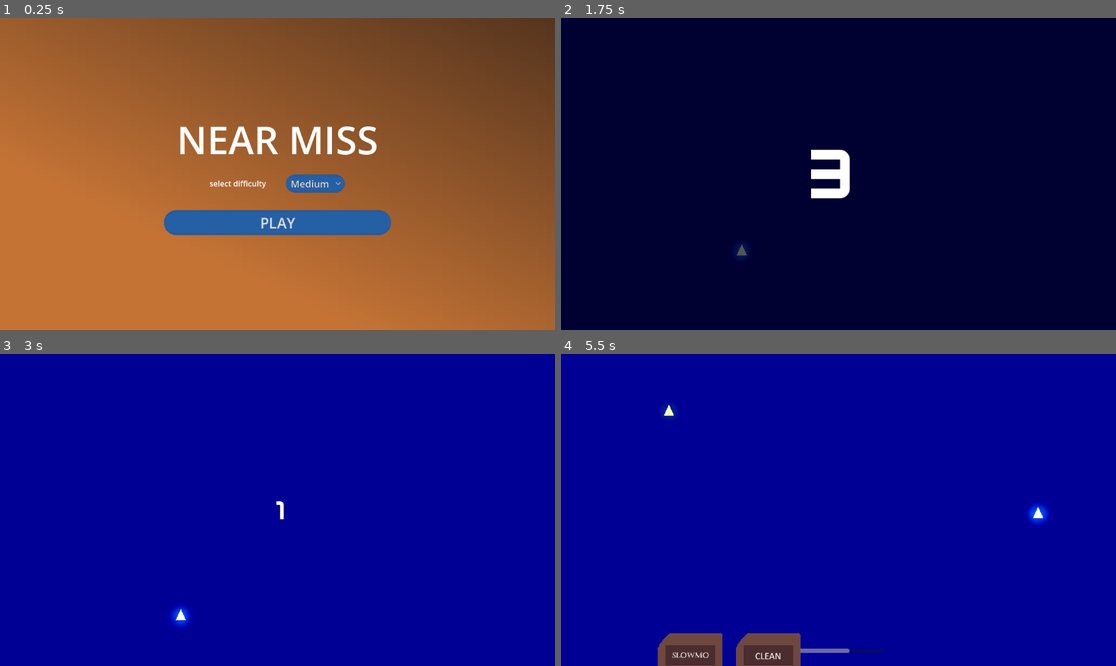
Above: before the commit, frames 1-4 (two rows, left to right).
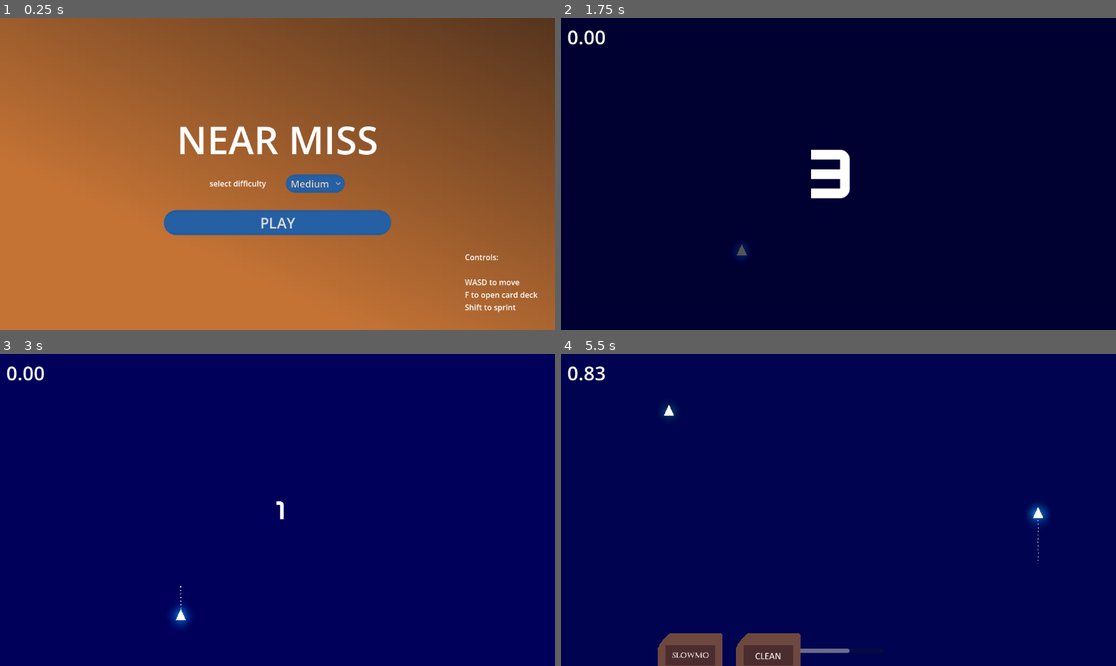
Above: after the commit, the same moments.

Repository: VeryUsual/near-miss
Game: Godot game, scene res://Scenes/MainMenu.tscn
Same seed, same stepped clock (60 frames per second), same inputs: the game is played once before the commit and once after it.
Inputs (mouse positions are in pixels of both pictures, inside the frame that each line leads up to):
- Up to frame 1 (0.25 s): no input
- Up to frame 2 (1.75 s): click "PLAY" at 0.5 s; click "PLAY" at 1.25 s
- Up to frame 3 (3 s): tap Enter at 2 s; move the mouse to (399, 494) at 2.02 s; hold D (right) 2.03-2.78 s; hold F (open_deck) 2.03-2.78 s; click (399, 494) at 2.17 s; move the mouse to (166, 525) at 2.77 s; hold S (down) from 2.78 s (still down); tap F (open_deck) at 2.85 s
- Up to frame 4 (5.5 s): move the mouse to (894, 441) at 3.52 s; release S (down) at 3.53 s; hold D (right) 3.53-4.28 s; hold Shift (shift) 3.53-4.28 s; tap F (open_deck) at 3.8, 4.55 s; move the mouse to (810, 572) at 4.27 s; hold W (up) 4.28-5.03 s; tap Alt at 4.35 s; click (810, 572) at 4.42 s; move the mouse to (1005, 556) at 5.02 s; hold A (left) from 5.03 s (still down); hold F (open_deck) from 5.03 s (still down)

The runs differ from the first frame. In frame 1, 0.4% of the frame differs, in the area x 83-97%, y 75-95%; in frame 2, 0.2%; in frame 3, 100%, in the area x 0-100%, y 0-100%; in frame 4, 98%.

Commit message:
game duration timer thing

Diff:
--- a/Scenes/GameOver.tscn
+++ b/Scenes/GameOver.tscn
@@ -1,4 +1,6 @@
 [gd_scene format=3 uid="uid://d15sccjlprhx2"]
+
+[ext_resource type="Script" uid="uid://bo82lyygunf0s" path="res://Scripts/game_over.gd" id="1_m5628"]
 
 [node name="GameOver" type="Control" unique_id=1310800689]
 layout_mode = 3
@@ -7,6 +9,7 @@
 anchor_bottom = 1.0
 grow_horizontal = 2
 grow_vertical = 2
+script = ExtResource("1_m5628")
 
 [node name="Label" type="Label" parent="." unique_id=1079956771]
 layout_mode = 1
@@ -22,3 +25,35 @@
 grow_horizontal = 2
 grow_vertical = 2
 text = "Game Over :("
+
+[node name="Label2" type="Label" parent="." unique_id=1950036383]
+layout_mode = 1
+anchors_preset = 8
+anchor_left = 0.5
+anchor_top = 0.5
+anchor_right = 0.5
+anchor_bottom = 0.5
+offset_left = -50.5
+offset_top = 16.5
+offset_right = 50.5
+offset_bottom = 39.5
+grow_horizontal = 2
+grow_vertical = 2
+text = "0.00"
+
+[node name="Button" type="Button" parent="." unique_id=1369228414]
+layout_mode = 1
+anchors_preset = -1
+anchor_left = 0.5
+anchor_top = 0.651
+anchor_right = 0.5
+anchor_bottom = 0.651
+offset_left = -86.0
+offset_top = -30.848022
+offset_right = 86.0
+offset_bottom = 0.15197754
+grow_horizontal = 2
+grow_vertical = 0
+text = "Back to Main Menu"
+
+[connection signal="pressed" from="Button" to="." method="_on_button_pressed"]
--- a/Scenes/MainMenu.tscn
+++ b/Scenes/MainMenu.tscn
@@ -87,6 +87,25 @@
 theme_override_font_sizes/font_size = 30
 text = "PLAY"
 
+[node name="Label" type="Label" parent="." unique_id=580103022]
+layout_mode = 1
+anchors_preset = 3
+anchor_left = 1.0
+anchor_top = 1.0
+anchor_right = 1.0
+anchor_bottom = 1.0
+offset_left = -187.0
+offset_top = -163.0
+offset_right = -19.0
+offset_bottom = -24.0
+grow_horizontal = 0
+grow_vertical = 0
+text = "Controls:
+
+WASD to move
+F to open card deck
+Shift to sprint"
+
 [node name="FadeTransition" parent="." unique_id=758593637 instance=ExtResource("3_8saeu")]
 visible = false
 layout_mode = 1
--- a/Scenes/game.tscn
+++ b/Scenes/game.tscn
@@ -79,6 +79,14 @@
 
 [node name="FadeTransition" parent="CanvasLayer" unique_id=758593637 instance=ExtResource("8_v158k")]
 
+[node name="GameDurationLabel" type="Label" parent="CanvasLayer" unique_id=335810291]
+offset_left = 13.0
+offset_top = 12.0
+offset_right = 141.0
+offset_bottom = 67.0
+theme_override_font_sizes/font_size = 40
+text = "0.00"
+
 [node name="Countdown" type="Label" parent="CanvasLayer" unique_id=613415709]
 anchors_preset = 8
 anchor_left = 0.5
--- a/Scenes/player.tscn
+++ b/Scenes/player.tscn
@@ -23,4 +23,18 @@
 position = Vector2(0, -2)
 polygon = PackedVector2Array(0, -15, 13.5, 13.5, -13.5, 13.5)
 
+[node name="CPUParticles2D" type="CPUParticles2D" parent="." unique_id=887816264]
+amount = 175
+lifetime = 0.35000000000000003
+preprocess = 0.5
+randomness = 0.2
+emission_shape = 6
+emission_ring_inner_radius = 0.8
+emission_ring_radius = 1.0
+spread = 119.53
+gravity = Vector2(0, 5)
+color = Color(18.892157, 15.581995, 15.018564, 1)
+hue_variation_min = -1.0
+hue_variation_max = 1.0
+
 [connection signal="body_entered" from="Hitbox" to="." method="_on_hitbox_body_entered"]
--- a/Scripts/Globals.gd
+++ b/Scripts/Globals.gd
@@ -1,3 +1,4 @@
 extends Node
 
 var difficulty = ""
+var last_game_duration = null
--- a/Scripts/game.gd
+++ b/Scripts/game.gd
@@ -13,7 +13,20 @@
 
 var enabled_cards = ["slowmo", "clean"]
 
+var environment
+
+var game_duration := 0.0
+
+var saturation_value: float = 1.0:
+	set(value):
+		saturation_value = value
+		if environment:
+			environment.adjustment_enabled = true
+			environment.adjustment_saturation = value
+
 func _ready() -> void:
+	environment = $WorldEnvironment.environment
+
 	$CanvasLayer/CardDeck.visible = false
 
 	$CanvasLayer/FadeTransition/AnimationPlayer.play("fade_out")
@@ -65,6 +78,10 @@
 
 func _input(event: InputEvent) -> void:
 	if Input.is_action_pressed("open_deck"):
+		if $CanvasLayer/CardDeck.visible == false:
+			var saturationtween = get_tree().create_tween()
+			saturation_value = 2.0
+			saturationtween.tween_property(self, "saturation_value", 0.1, 0.2)
 		if "slowmo" in enabled_cards:
 			$CanvasLayer/CardDeck/Card1Area2D/Sprite2D.modulate = Color(1.0, 1.0, 1.0)
 		else:
@@ -76,6 +93,10 @@
 		$CanvasLayer/CardDeck.visible = true
 		Engine.time_scale = 0.25
 	else:
+		if $CanvasLayer/CardDeck.visible == true:
+			var saturationtween = get_tree().create_tween()
+			saturation_value = 0.1
+			saturationtween.tween_property(self, "saturation_value", 2.0, 0.2)
 		$CanvasLayer/CardDeck.visible = false
 		Engine.time_scale = current_normal_timescale
 
@@ -107,6 +128,10 @@
 				enabled_cards.append("slowmo")
 
 func _process(delta: float) -> void:
+	if game_started:
+		game_duration += delta
+		$CanvasLayer/GameDurationLabel.text = str(snapped(game_duration, 0.01))
+
 	if $CanvasLayer/CardDeck/Card1Area2D/Card1CooldownTimer.time_left != 0:
 		$CanvasLayer/CardDeck/Card1Area2D/Card1CooldownTimerLabel.visible = true
 		$CanvasLayer/CardDeck/Card1Area2D/Card1CooldownTimerLabel.text = str(int($CanvasLayer/CardDeck/Card1Area2D/Card1CooldownTimer.time_left))
--- /dev/null
+++ b/Scripts/game_over.gd
@@ -0,0 +1,7 @@
+extends Control
+
+func _ready() -> void:
+	$Label2.text = "You survived for " + str(snapped(Globals.last_game_duration, 0.01)) + " seconds."
+
+func _on_button_pressed() -> void:
+	get_tree().change_scene_to_file("res://Scenes/MainMenu.tscn")
--- a/Scripts/player.gd
+++ b/Scripts/player.gd
@@ -30,5 +30,6 @@
 
 func _on_hitbox_body_entered(body: Node2D) -> void:
 	get_parent().get_node("Camera2D").add_trauma(0.5)
+	Globals.last_game_duration = get_tree().current_scene.game_duration
 	await get_tree().create_timer(0.1).timeout
 	get_tree().change_scene_to_file("res://Scenes/GameOver.tscn")
Not shown, added: Scripts/game_over.gd.uid
